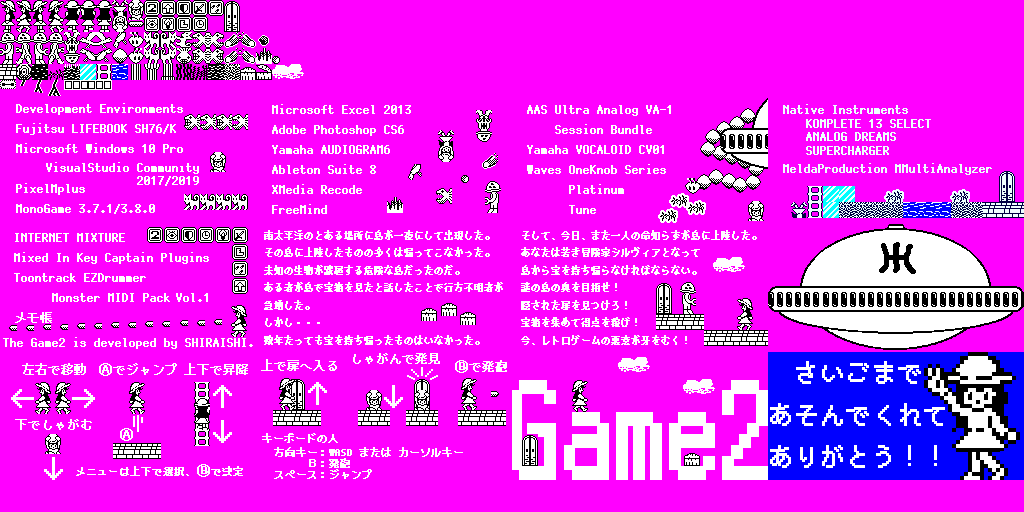
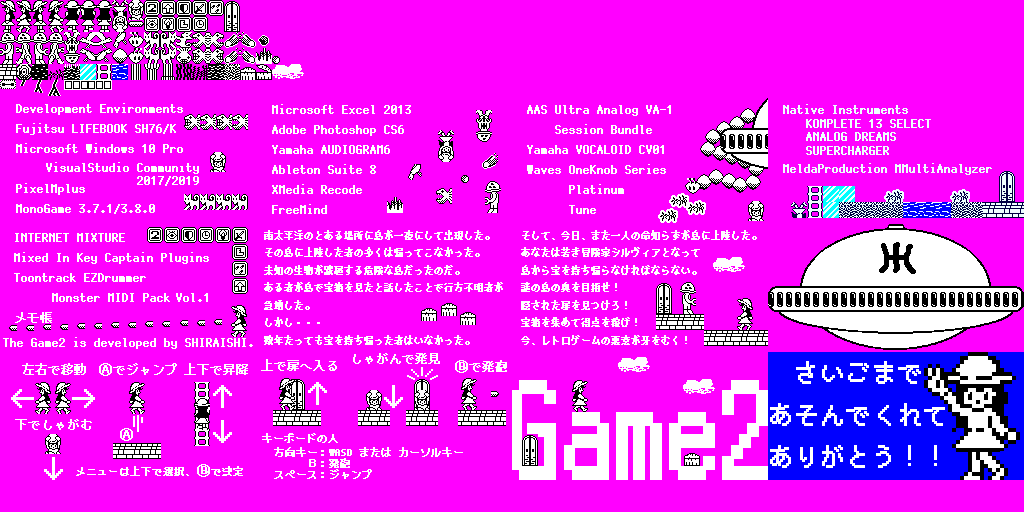
Layer changes from the first 1024x512 image to the second:
moved "Story1" above "EnemyUPeopleDead", painted on it over [344, 247, 490, 345]
